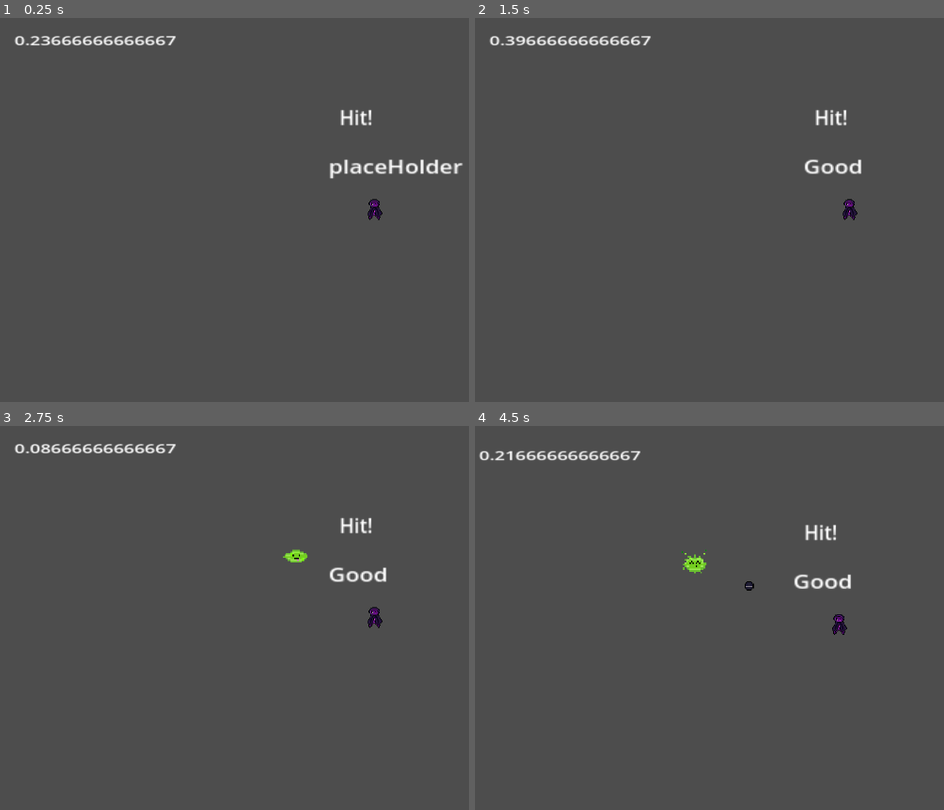
Above: before the commit, frames 1-4 (two rows, left to right).
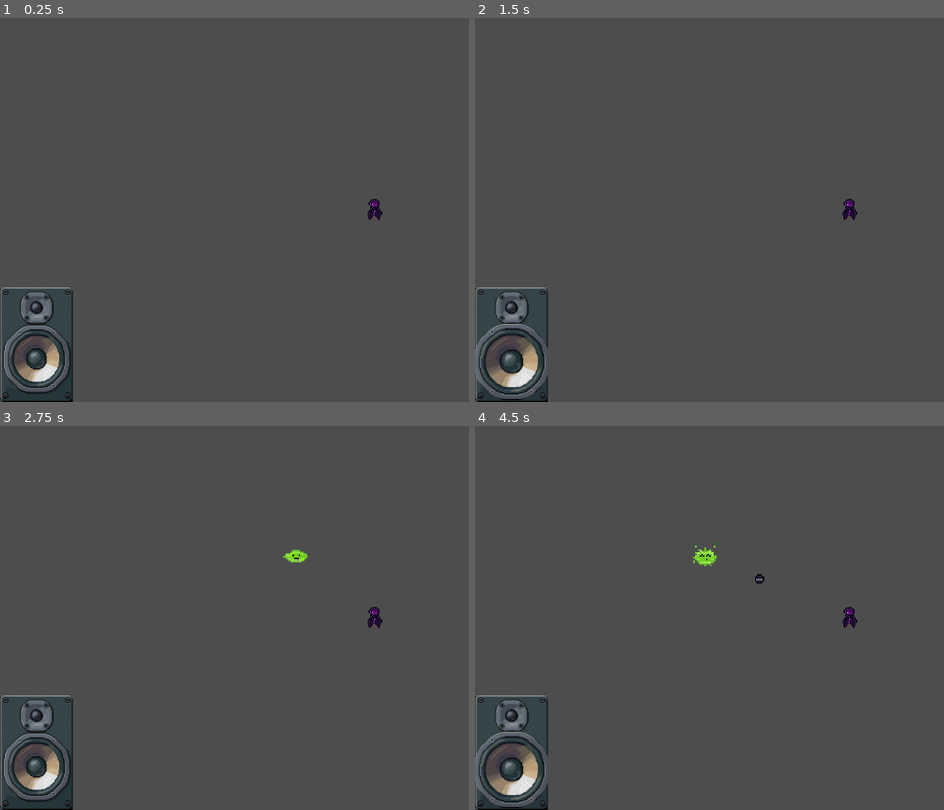
Above: after the commit, the same moments.

Repository: Raconteur37/Rhythm-Runner
Game: Godot game, scene res://Scenes/game.tscn
Same seed, same stepped clock (60 frames per second), same inputs: the game is played once before the commit and once after it.
Inputs:
- Up to frame 1 (0.25 s): no input
- Up to frame 2 (1.5 s): tap Enter at 0.5 s; tap Space at 0.6, 0.77, 1.07, 1.35 s
- Up to frame 3 (2.75 s): tap Space at 1.52, 1.82, 2.1 s
- Up to frame 4 (4.5 s): tap Space at 2.85, 3.02, 3.32, 3.6, 3.77, 4.07, 4.35 s

The runs differ from the first frame. In frame 1, 4.4% of the frame differs, in the area x 0-99%, y 4-100%; in frame 2, 3.9%; in frame 3, 4.1%; in frame 4, 4.6%, in the area x 0-82%, y 6-100%.

Commit message:
Made beat UI

Diff:
--- a/Scenes/Camera2D.gd
+++ b/Scenes/Camera2D.gd
@@ -10,7 +10,7 @@
 
 func _input(event: InputEvent):
 	if event is InputEventKey and event.is_pressed() and event.keycode == KEY_SPACE:
-		if ($"../BeatTimer".time_left <= .4):
+		if ($"../BeatTimer".time_left <= .5):
 			$"../ResultLabel".text = "Good"
 			$"../Player".attack()
 			add_trauma(.2)
--- /dev/null
+++ b/Scenes/bass_hit_ui.gd
@@ -0,0 +1,10 @@
+extends AnimatedSprite2D
+
+
+func _on_beat_timer_timeout() -> void:
+	$".".frame = 1
+	await get_tree().create_timer($"..".beatTime / float(2)).timeout
+	$".".frame = 0
+
+func _process(delta: float) -> void:
+	pass
--- a/Scenes/game.gd
+++ b/Scenes/game.gd
@@ -1,24 +1,17 @@
 extends Node2D
 
-@export var tempo : int = 120
+@export var tempo : float = 120
+var beatTime : float
 
 # Called when the node enters the scene tree for the first time.
 func _ready():
-
-	$BeatTimer.wait_time = 60 / tempo
+	$BeatTimer.wait_time = float(60) / tempo
+	beatTime = float(60) / tempo
 
 
 # Called every frame. 'delta' is the elapsed time since the previous frame.
 func _process(delta):
-	$BeatTimerLabel.text = "%s" % $BeatTimer.time_left
-	if ($BeatTimer.time_left <= .4):
-		$ResultLabel.show()
-		$HitLabel.show()
-	else:
-		$ResultLabel.hide()
-		$HitLabel.hide()
-
-
+	pass
 
 func _on_beat_t_imer_timeout():
 	pass
--- a/Scenes/game.tscn
+++ b/Scenes/game.tscn
@@ -1,10 +1,34 @@
-[gd_scene load_steps=10 format=3 uid="uid://c1hkycx7ryy0l"]
+[gd_scene load_steps=15 format=3 uid="uid://c1hkycx7ryy0l"]
 
 [ext_resource type="Script" path="res://Scenes/game.gd" id="1_lhvhd"]
 [ext_resource type="PackedScene" uid="uid://b6xja88rrb6i8" path="res://Scenes/player.tscn" id="1_s8f1b"]
 [ext_resource type="Script" path="res://Scenes/WaveManager.gd" id="2_g4bhq"]
 [ext_resource type="AudioStream" uid="uid://dkewx83pnla41" path="res://Songs/SmoothOperator120bpm.mp3" id="2_l8g5d"]
+[ext_resource type="Texture2D" uid="uid://dpypatt8wqf44" path="res://Sprites/UI/Bass-Sheet.png" id="2_mhqds"]
+[ext_resource type="Script" path="res://Scenes/bass_hit_ui.gd" id="3_qdirg"]
 [ext_resource type="Script" path="res://Scenes/Camera2D.gd" id="3_xxvlx"]
+
+[sub_resource type="AtlasTexture" id="AtlasTexture_yv5um"]
+atlas = ExtResource("2_mhqds")
+region = Rect2(0, 0, 374, 596)
+
+[sub_resource type="AtlasTexture" id="AtlasTexture_e3740"]
+atlas = ExtResource("2_mhqds")
+region = Rect2(374, 0, 374, 596)
+
+[sub_resource type="SpriteFrames" id="SpriteFrames_ygs5e"]
+animations = [{
+"frames": [{
+"duration": 1.0,
+"texture": SubResource("AtlasTexture_yv5um")
+}, {
+"duration": 1.0,
+"texture": SubResource("AtlasTexture_e3740")
+}],
+"loop": true,
+"name": &"default",
+"speed": 5.0
+}]
 
 [sub_resource type="WorldBoundaryShape2D" id="WorldBoundaryShape2D_atn11"]
 distance = 34.2014
@@ -20,6 +44,12 @@
 
 [node name="Node2D" type="Node2D"]
 script = ExtResource("1_lhvhd")
+
+[node name="BassHitUI" type="AnimatedSprite2D" parent="."]
+position = Vector2(-246, 652)
+scale = Vector2(0.5, 0.5)
+sprite_frames = SubResource("SpriteFrames_ygs5e")
+script = ExtResource("3_qdirg")
 
 [node name="WaveManager" type="Node2D" parent="."]
 script = ExtResource("2_g4bhq")
@@ -66,10 +96,10 @@
 shape = SubResource("WorldBoundaryShape2D_r1pfq")
 
 [node name="BeatTimer" type="Timer" parent="."]
-wait_time = 0.47
 autostart = true
 
 [node name="BeatTimerLabel" type="Label" parent="."]
+visible = false
 offset_left = -302.0
 offset_top = -145.0
 offset_right = -262.0
@@ -77,6 +107,7 @@
 scale = Vector2(2.92, 1.92)
 
 [node name="HitLabel" type="Label" parent="."]
+visible = false
 offset_left = 529.0
 offset_top = 36.0
 offset_right = 577.0
@@ -85,6 +116,7 @@
 text = "Hit!"
 
 [node name="ResultLabel" type="Label" parent="."]
+visible = false
 offset_left = 501.0
 offset_top = 164.0
 offset_right = 595.0
@@ -94,3 +126,4 @@
 
 [connection signal="timeout" from="WaveManager/EnemySpawnTimer" to="WaveManager" method="_on_enemy_spawn_timer_timeout"]
 [connection signal="timeout" from="BeatTimer" to="." method="_on_beat_t_imer_timeout"]
+[connection signal="timeout" from="BeatTimer" to="BassHitUI" method="_on_beat_timer_timeout"]
Binary file added: Sprites/UI/Bass-Sheet.png
Not shown, added: Sprites/UI/Bass-Sheet.png.import
